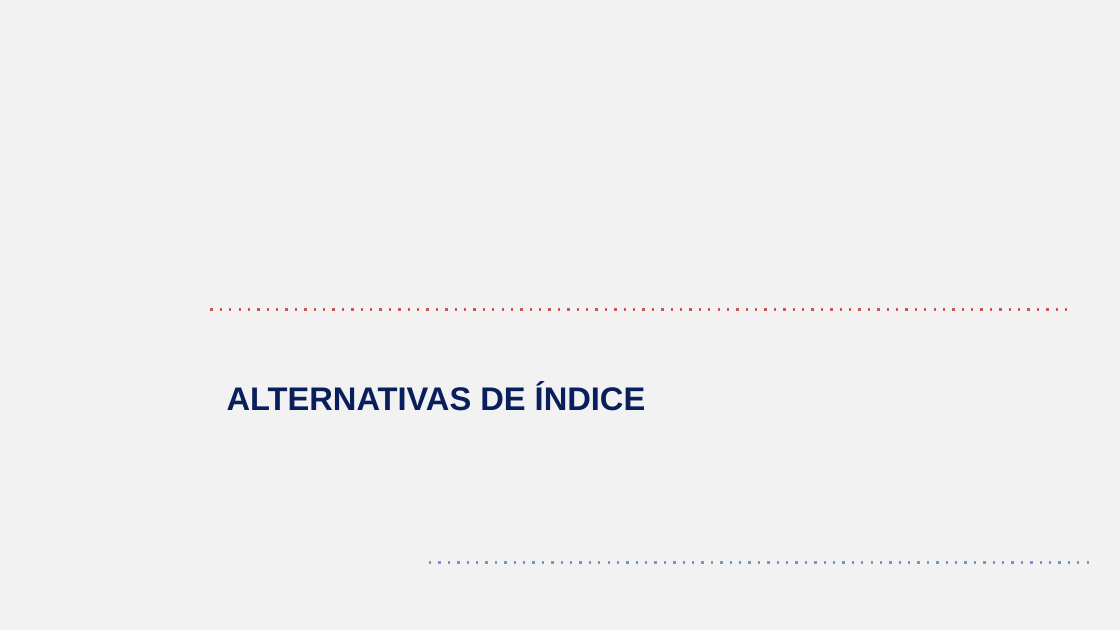
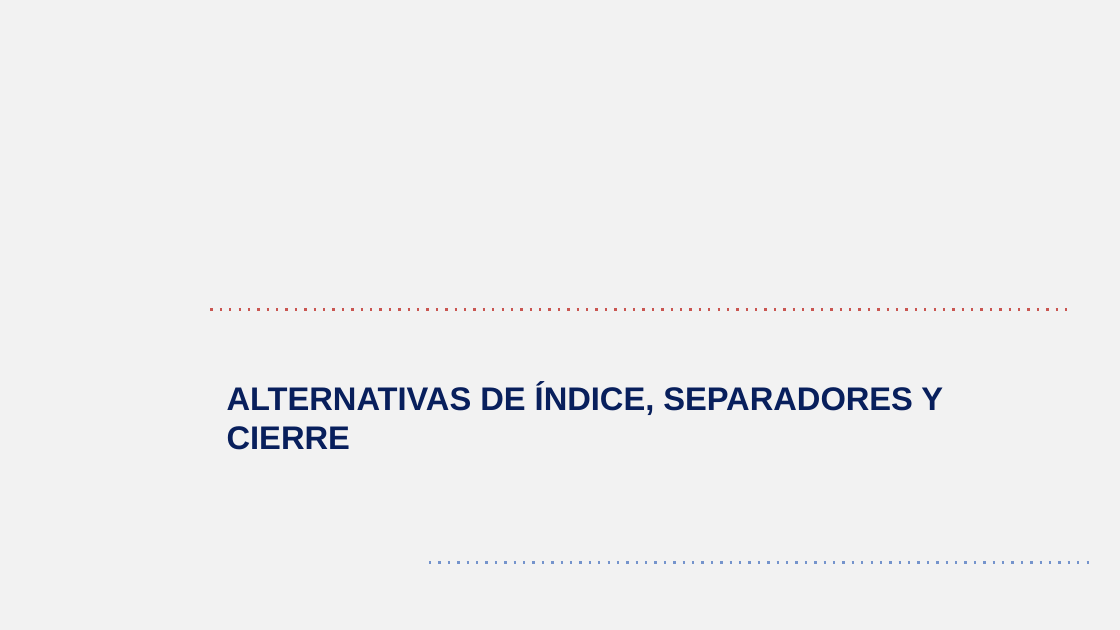
Before and after one commit to GonzaloAlmendariz/prosecnur-app, a slide deck: slide 143 of docs/qa/motor-ppt-2026-10-06/4-recetario/recetario-fiel.pptx. Drawn at 1120x630 pixels with LibreOffice and Linux fonts; fonts in the diff are those of the drawing; background and template pictures are left out. Boxes give left, top, right and bottom in pixels: in the first picture for what was removed or moved away, otherwise in the second. Text is boxed around its words. In the diff, an @@ line names an element or a change of style, - is before the commit and + after.

```diff
--- a/docs/qa/motor-ppt-2026-10-06/4-recetario/recetario-fiel.pptx
+++ b/docs/qa/motor-ppt-2026-10-06/4-recetario/recetario-fiel.pptx
@@ text at bbox=[227, 384, 943, 450]: text changed @@
-ALTERNATIVAS DE ÍNDICE
+ALTERNATIVAS DE ÍNDICE, SEPARADORES Y CIERRE
```
Also in this commit, not shown: 1 other slide changed, 11 other files.
